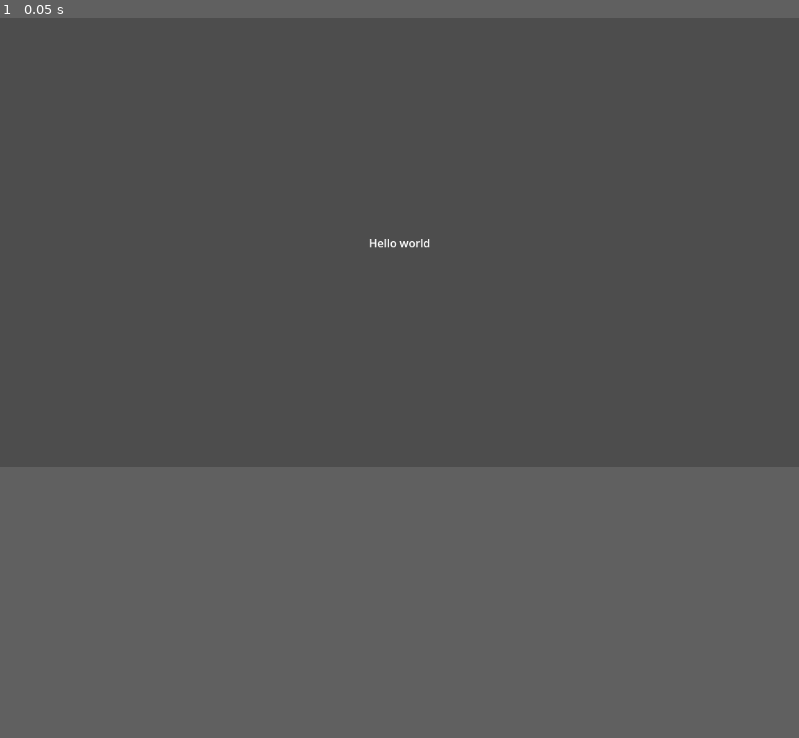
Above: before the commit, frame 1.
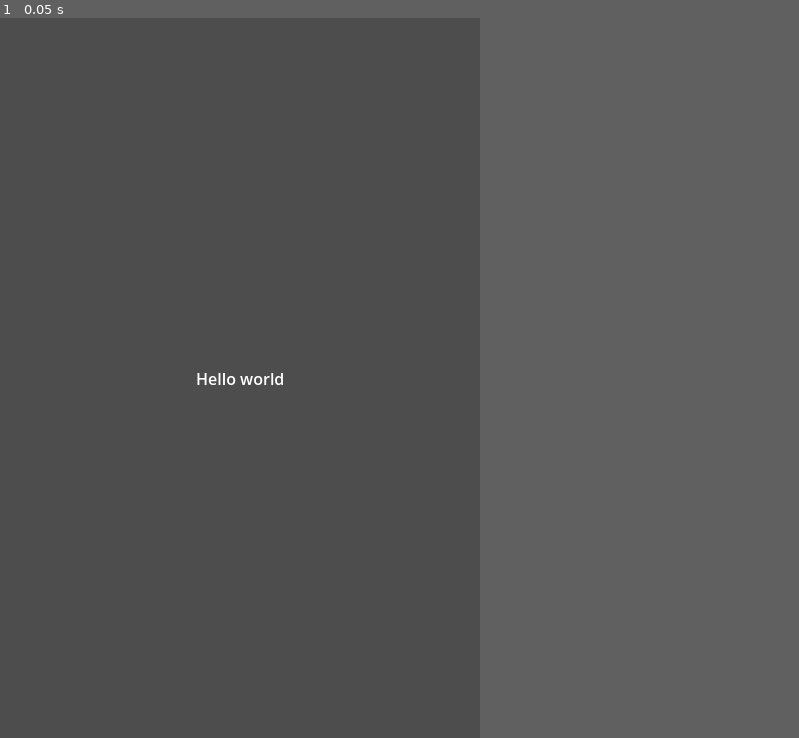
Above: after the commit, the same moment.

Repository: legacynical/godot-first-2d-game
Game: Godot game, scene res://label.tscn
The game is run twice, just before and just after one commit, with the same random seed, the same clock (stepped at 60 frames per second) and the same inputs.
Inputs:
- Up to frame 1 (0.05 s): no input
In our replay, the window is 799x449 before the commit and 480x720 after it. These sizes can differ from the game's own. Grey fills any space a smaller window leaves; there, only what the larger window draws over its background counts as a difference.

The runs differ from the first frame. In frame 1, 0.1% of the frame differs, in the area x 24-54%, y 30-51%.

Commit message:
Create player scene

Diff:
--- /dev/null
+++ b/player.tscn
@@ -0,0 +1,46 @@
+[gd_scene load_steps=7 format=3 uid="uid://uv22p03jwop6"]
+
+[ext_resource type="Texture2D" uid="uid://jqqlimg60ony" path="res://art/playerGrey_up1.png" id="1_f0yno"]
+[ext_resource type="Texture2D" uid="uid://cx67snpnsr453" path="res://art/playerGrey_up2.png" id="2_b8knx"]
+[ext_resource type="Texture2D" uid="uid://i1njixmc2sjs" path="res://art/playerGrey_walk1.png" id="3_wfbn8"]
+[ext_resource type="Texture2D" uid="uid://bgm21gkocsq58" path="res://art/playerGrey_walk2.png" id="4_p0y1b"]
+
+[sub_resource type="SpriteFrames" id="SpriteFrames_0xisr"]
+animations = [{
+"frames": [{
+"duration": 1.0,
+"texture": ExtResource("1_f0yno")
+}, {
+"duration": 1.0,
+"texture": ExtResource("2_b8knx")
+}],
+"loop": true,
+"name": &"up",
+"speed": 5.0
+}, {
+"frames": [{
+"duration": 1.0,
+"texture": ExtResource("3_wfbn8")
+}, {
+"duration": 1.0,
+"texture": ExtResource("4_p0y1b")
+}],
+"loop": true,
+"name": &"walk",
+"speed": 5.0
+}]
+
+[sub_resource type="CapsuleShape2D" id="CapsuleShape2D_ieg2c"]
+radius = 27.0
+height = 68.0
+
+[node name="Player" type="Area2D"]
+metadata/_edit_group_ = true
+
+[node name="AnimatedSprite2D" type="AnimatedSprite2D" parent="."]
+scale = Vector2(0.5, 0.5)
+sprite_frames = SubResource("SpriteFrames_0xisr")
+animation = &"up"
+
+[node name="CollisionShape2D" type="CollisionShape2D" parent="."]
+shape = SubResource("CapsuleShape2D_ieg2c")
--- a/project.godot
+++ b/project.godot
@@ -15,6 +15,12 @@
 config/features=PackedStringArray("4.2", "Forward Plus")
 config/icon="res://icon.svg"
 
+[display]
+
+window/size/viewport_width=480
+window/size/viewport_height=720
+window/stretch/mode="canvas_items"
+
 [dotnet]
 
 project/assembly_name="First 2D Game"
Not shown, added: art/House In a Forest Loop.ogg.import
Not shown, added: art/enemyFlyingAlt_1.png.import
Not shown, added: art/enemyFlyingAlt_2.png.import
Not shown, added: art/enemySwimming_1.png.import
Not shown, added: art/enemySwimming_2.png.import
Not shown, added: art/enemyWalking_1.png.import
Not shown, added: art/enemyWalking_2.png.import
Not shown, added: art/gameover.wav.import
Not shown, added: art/playerGrey_up1.png.import
Not shown, added: art/playerGrey_up2.png.import
Not shown, added: art/playerGrey_walk1.png.import
Not shown, added: art/playerGrey_walk2.png.import
(and 1 more such lines)
